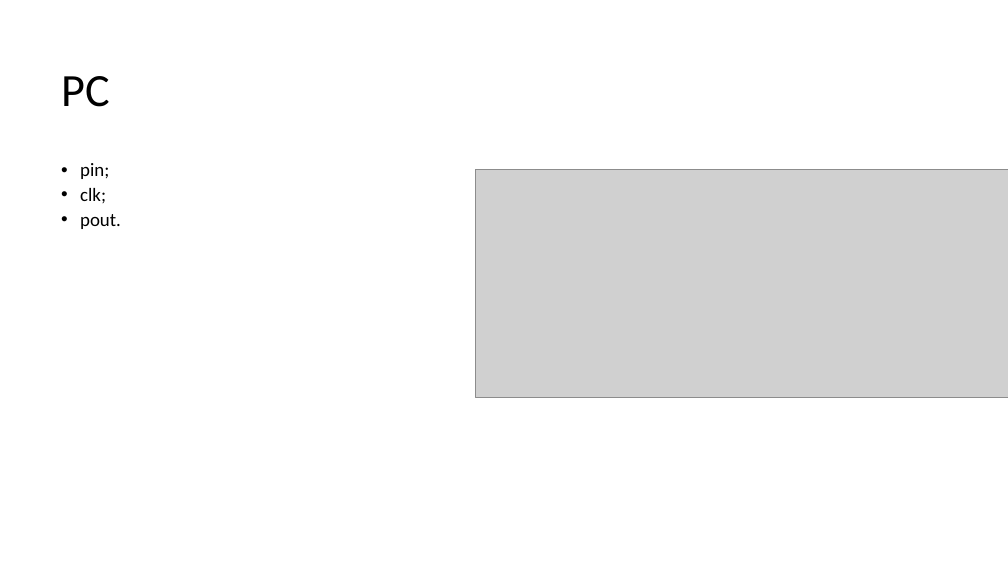
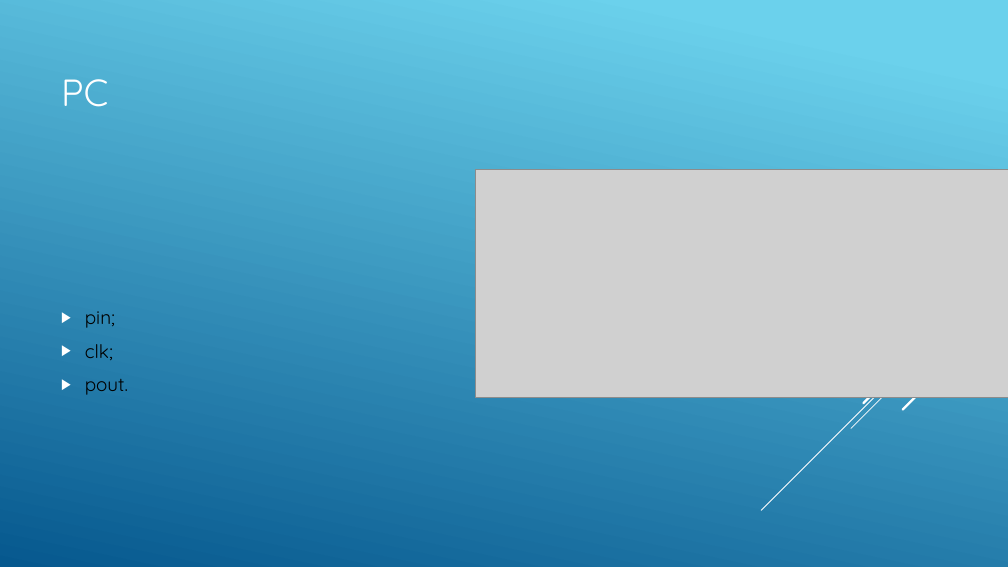
Before and after one commit to Tarlison/Projeto_Final_AOC_2018.2, a slide deck: slide 14 of Processador Uniciclo 16 bits.pptx. Drawn at 1008x567 pixels with LibreOffice and Linux fonts; fonts in the diff are those of the drawing; grey boxes stand for pictures. Boxes give left, top, right and bottom in pixels: in the first picture for what was removed or moved away, otherwise in the second. Text is boxed around its words. In the diff, an @@ line names an element or a change of style, - is before the commit and + after.

```diff
--- a/Processador Uniciclo 16 bits.pptx
+++ b/Processador Uniciclo 16 bits.pptx
@@ background #FFFFFF to gradient #6ED2EB to #06588E @@
@@ title "PC" at [61, 79, 108, 107]: size 44 to 36 pt, font Calibri to Quicksand, text colour #000000 to #FFFFFF; line spacing 0.9 to 1 @@
@@ text "pin;" at [85, 311, 128, 395]: font Calibri to Quicksand; bullet • to ▶; line spacing 0.9 to 1; more space between paragraphs; vertical alignment top to middle @@
@@ group added at [761, 259, 1008, 510]: 4 lines @@
```
Also in this commit, not shown: 14 other slides changed.
